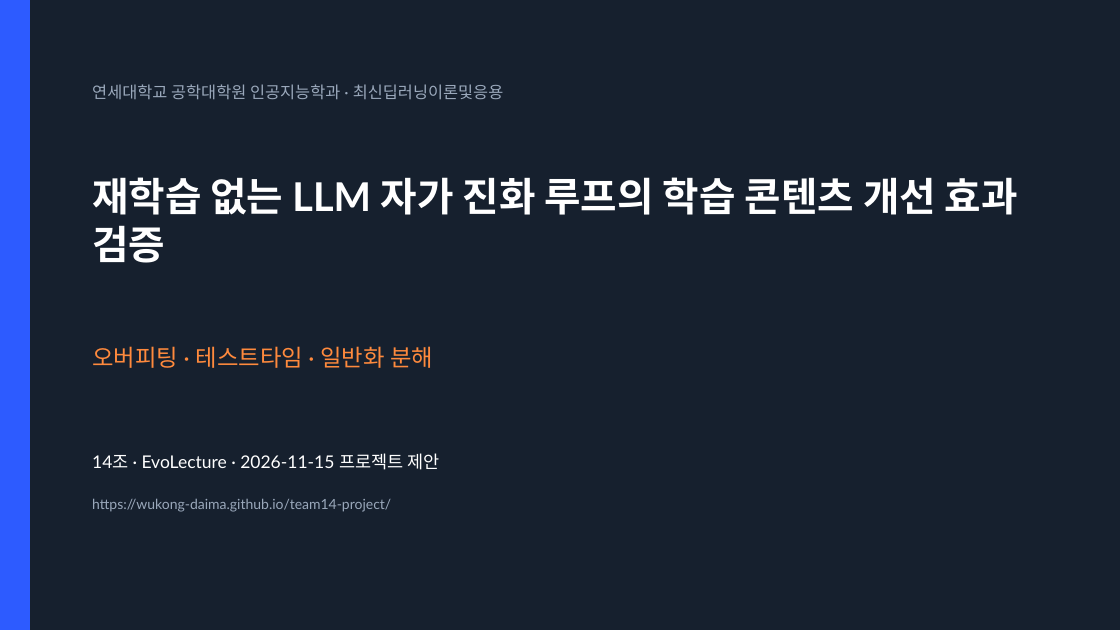
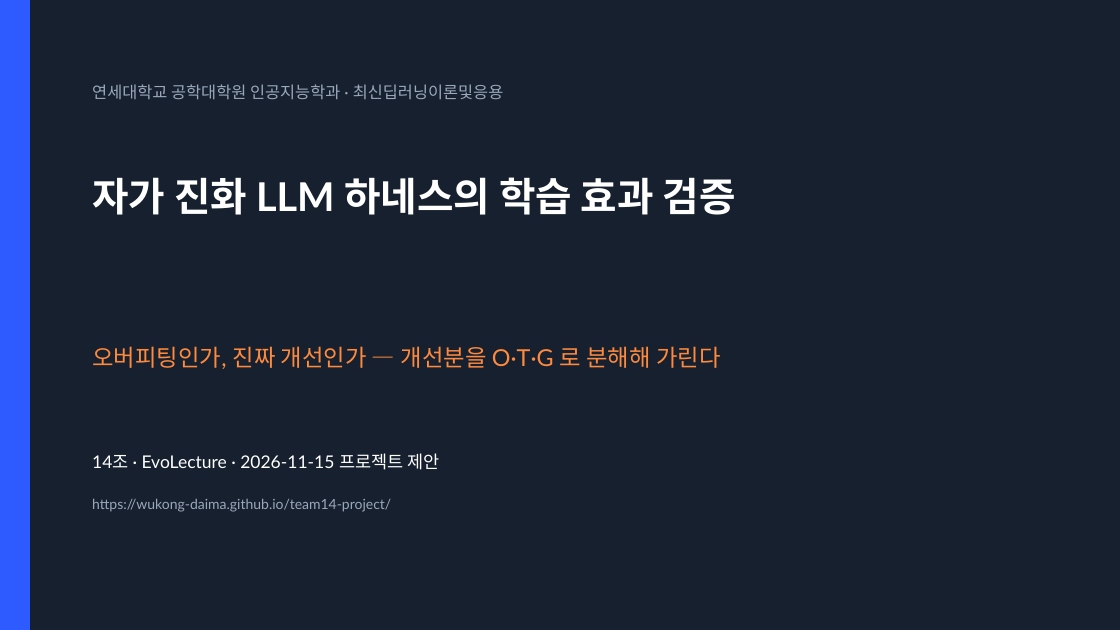
Before and after one commit to wukong-daima/team14-project, a slide deck: slide 1 of submission/Team14.pptx. Drawn at 1120x630 pixels with LibreOffice and Linux fonts; fonts in the diff are those of the drawing. Boxes give left, top, right and bottom in pixels: in the first picture for what was removed or moved away, otherwise in the second. Text is boxed around its words. In the diff, an @@ line names an element or a change of style, - is before the commit and + after.

```diff
--- a/submission/Team14.pptx
+++ b/submission/Team14.pptx
@@ text at box(92, 177, 736, 215): text changed @@
-재학습 없는 LLM 자가 진화 루프의 학습 콘텐츠 개선 효과 검증
+자가 진화 LLM 하네스의 학습 효과 검증
@@ text at box(92, 346, 720, 369): text changed @@
-오버피팅 · 테스트타임 · 일반화 분해
+오버피팅인가, 진짜 개선인가 — 개선분을 O·T·G 로 분해해 가린다
```
Also in this commit, not shown: 10 other files.
